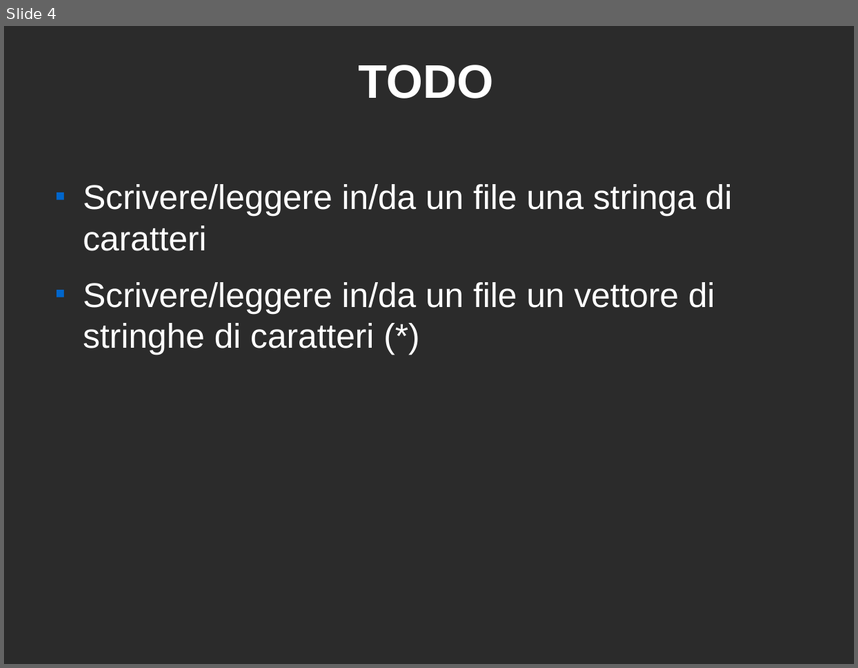
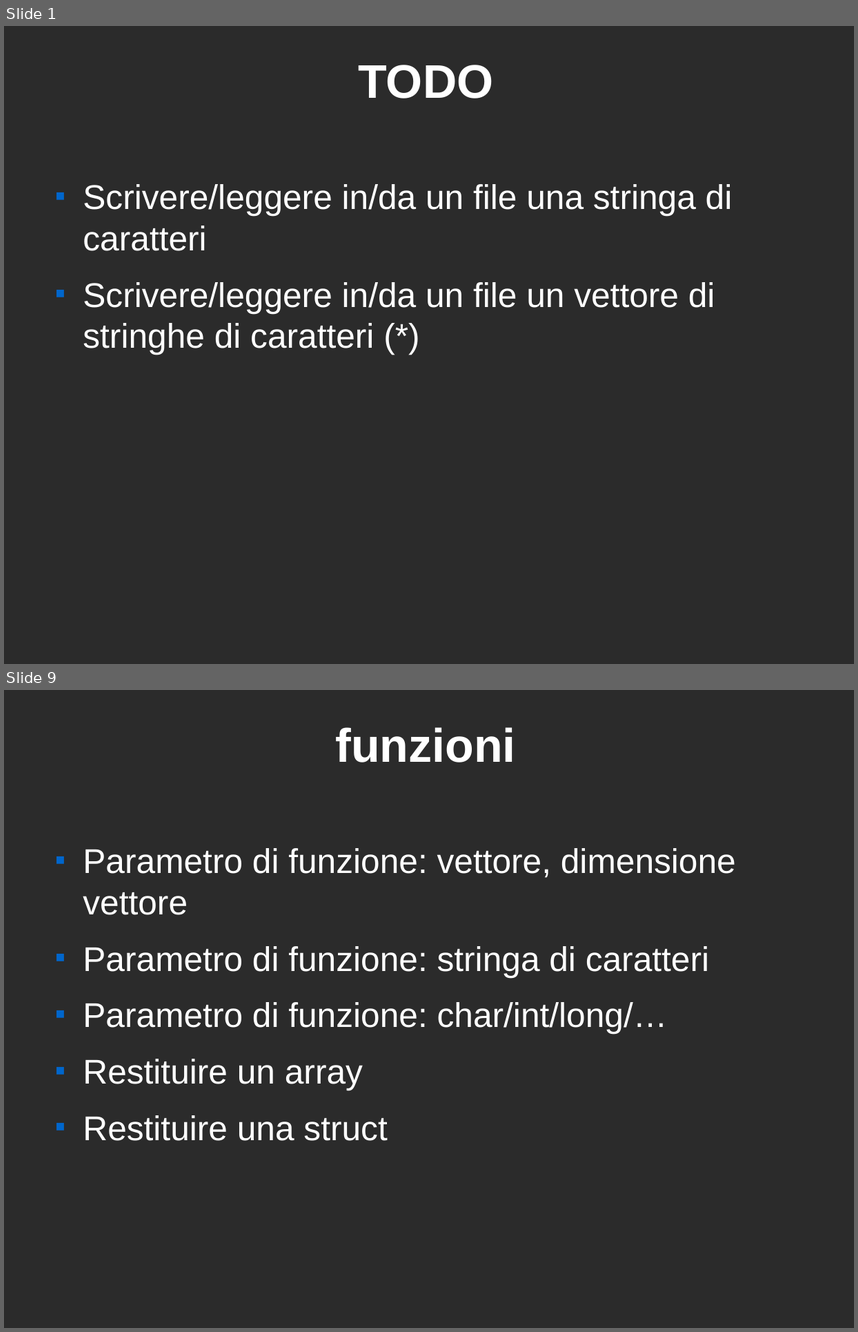
Before and after one commit to marcotessarotto/exOpSys, a slide deck: docs/argomenti.odp. Shown one above the other, each under a label of ours: slide 4 before the commit, slides 1 and 9 after it; the slides between them are not shown. The pictures are 858x668 and 858x1332 pixels, drawn with LibreOffice and Linux fonts; fonts in the diff are those of the drawing; background and template pictures are left out; a plain dark background stands for a picture behind light text. Boxes give left, top, right and bottom in pixels: in the first picture for what was removed or moved away, otherwise in the second. Text is boxed around its words. In the diff, an @@ line names an element or a change of style, - is before the commit and + after.

```diff
--- a/docs/argomenti.odp
+++ b/docs/argomenti.odp
@@ slide 9 added at (4,690,854,1328), background picture (left out) @@
@@ title added at (336,727,516,762), 44 pt, text #FFFFFF, bold @@
+funzioni
@@ text added at (83,848,736,1141), 32 pt, text #FFFFFF @@
+■ Parametro di funzione: vettore, dimensione vettore
+■ Parametro di funzione: stringa di caratteri
+■ Parametro di funzione: char/int/long/…
+■ Restituire un array
+■ Restituire una struct
@@ what was slide 4 is now slide 1 @@
```
Also in this commit, not shown: 1 slide changed, 6 other slides added, 2 slides removed.
